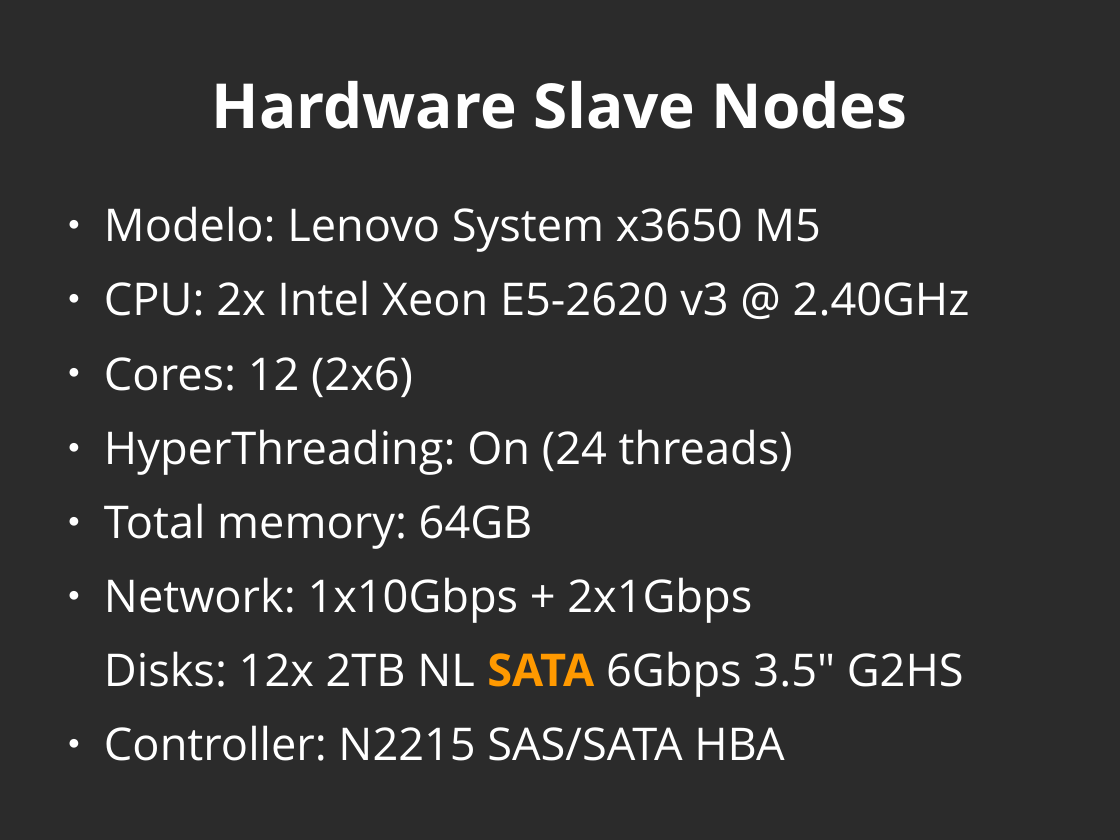
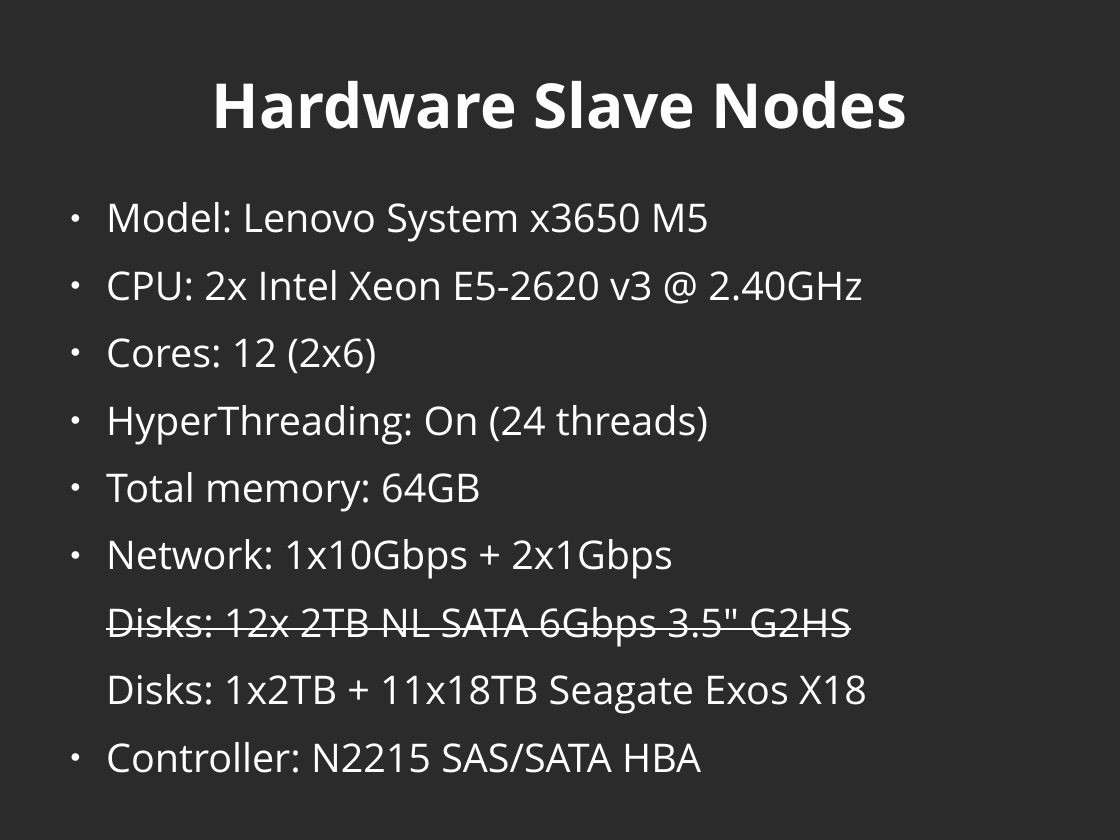
Before and after one commit to javicacheiro/pyspark_course, a slide deck: slide 9 of extended/unit_1_services_overview.odp. Drawn at 1120x840 pixels with LibreOffice and Linux fonts; fonts in the diff are those of the drawing; background and template pictures are left out; a plain dark background stands for a picture behind light text. Boxes give left, top, right and bottom in pixels: in the first picture for what was removed or moved away, otherwise in the second. Text is boxed around its words. In the diff, an @@ line names an element or a change of style, - is before the commit and + after.

```diff
--- a/extended/unit_1_services_overview.odp
+++ b/extended/unit_1_services_overview.odp
@@ text at [106, 202, 709, 242]: text changed; size 32 to 28 pt @@
-● Modelo: Lenovo System x3650 M5
+● Model: Lenovo System x3650 M5
@@ text at [106, 270, 862, 773]: size 32 to 28 pt in "CPU: 2x Intel Xeon E5-2620 v3 @ ...", "Cores: 12 (2x6)", "HyperThreading: On (24 threads)", "Total memory: 64GB" and 3 more places; text colour #FF9900 to #FFFFFF, bold off in "SATA"; strikethrough on in "Disks: 12x 2TB NL SATA 6Gbps 3.5" ..." @@
@@ text at [106, 674, 867, 714]: paragraph added @@
+Disks: 1x2TB + 11x18TB Seagate Exos X18
```
Also in this commit, not shown: 2 other slides changed, 3 slides added, 3 slides removed, 1 other file.
